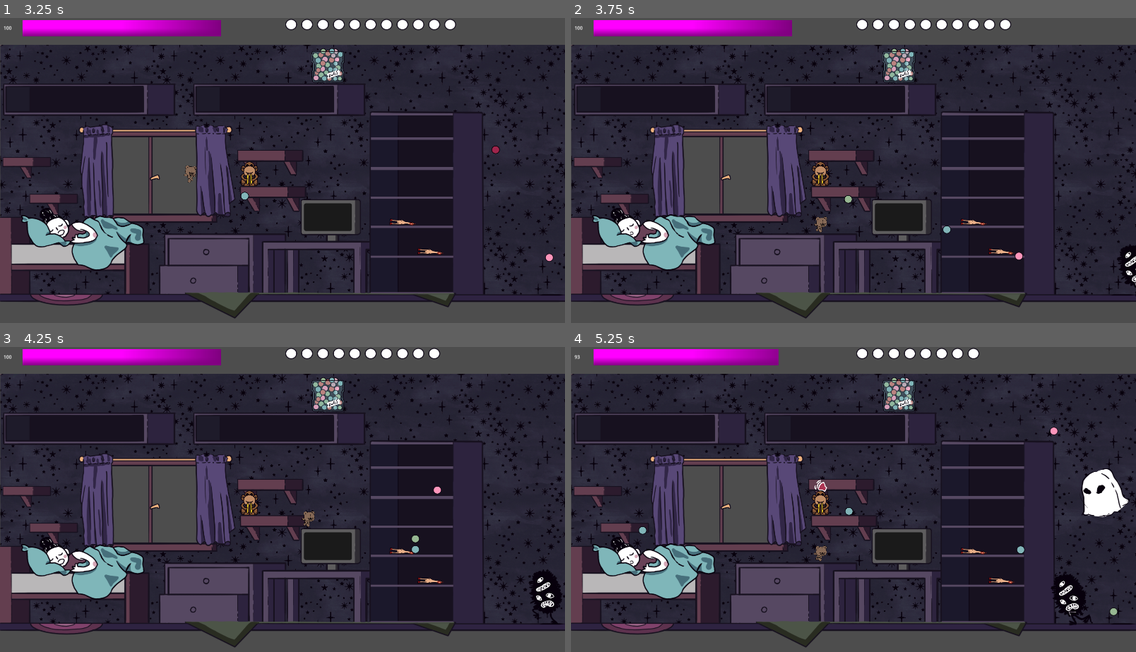
Above: before the commit, frames 1-4 (two rows, left to right).
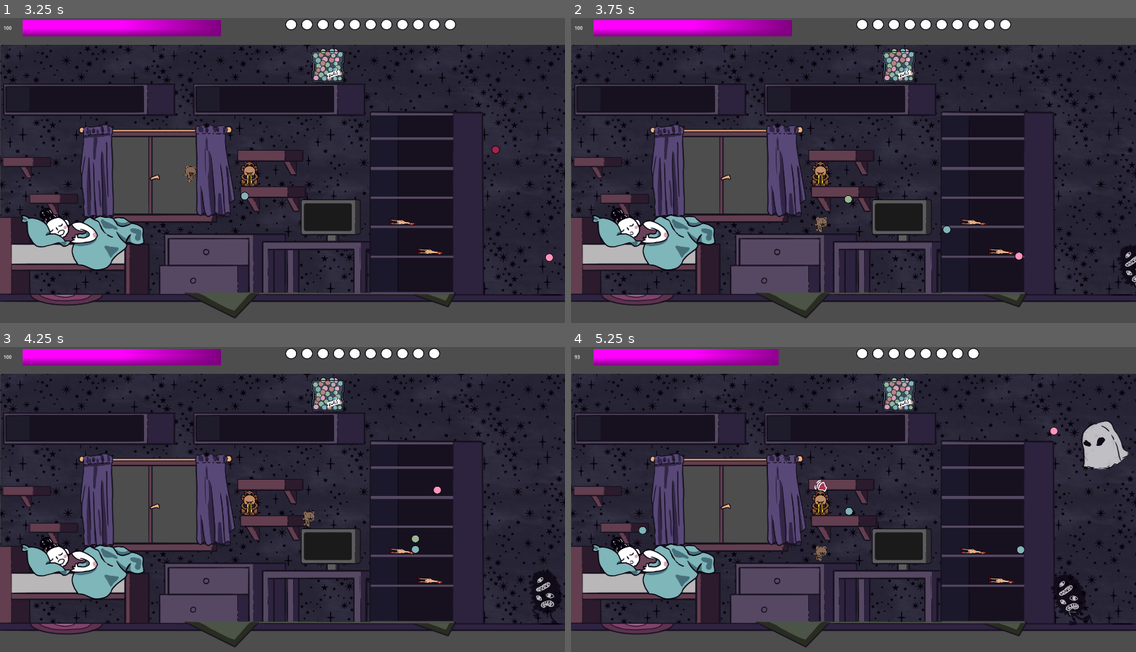
Above: after the commit, the same moments.

Repository: Karanval/CatStack
Game: Godot game, scene res://Scenes/TestScene/TestScene.tscn
The game is run twice, just before and just after one commit, with the same random seed, the same clock (stepped at 60 frames per second) and the same inputs.
Inputs (mouse positions are in pixels of both pictures, inside the frame that each line leads up to):
- Up to frame 1 (3.25 s): tap Enter at 0.5 s; move the mouse to (406, 161) at 0.52 s; press the mouse at (406, 161) at 0.53 s; hold D (Right) 0.53-2.03 s; tap Space (Jump) at 0.77, 1.52, 3.02 s; move the mouse to (169, 191) at 1.27 s; release the mouse at (169, 191) at 1.28 s; click (169, 191) at 1.35 s; move the mouse to (339, 106) at 2.02 s; press the mouse at (339, 106) at 2.03 s; hold A (Left) 2.03-2.78 s; move the mouse to (254, 240) at 2.77 s; release the mouse at (254, 240) at 2.78 s; hold D (Right) from 2.78 s (still down); click (254, 240) at 2.85 s
- Up to frame 2 (3.75 s): keep holding D (Right); move the mouse to (1023, 225) at 3.52 s; press the mouse at (1023, 225) at 3.53 s
- Up to frame 3 (4.25 s): keep holding D (Right); tap Space (Jump) at 3.77 s
- Up to frame 4 (5.25 s): move the mouse to (684, 456) at 4.27 s; release D (Right) at 4.28 s; release the mouse at (684, 456) at 4.28 s; hold A (Left) 4.28-5.03 s; click (684, 456) at 4.35 s; tap Space (Jump) at 4.52 s; move the mouse to (881, 505) at 5.02 s; press the mouse at (881, 505) at 5.03 s; hold D (Right) from 5.03 s (still down)

Frame 1 is identical in both runs. In frame 2, less than 0.1% of the frame differs, in the area x 98-100%, y 76-88%; in frame 3, 0.1%; in frame 4, 2.0%, in the area x 86-99%, y 24-89%.

Commit message:
Fix ghost movement and tweak monster modulation

Diff:
--- a/Scenes/Monsters/BaseMonster.gd
+++ b/Scenes/Monsters/BaseMonster.gd
@@ -35,7 +35,7 @@
 	else:
 		damage_tween = create_tween()
 		damage_tween.tween_property($Sprite2D, "modulate", Color.PURPLE, 0.1)
-		damage_tween.tween_property($Sprite2D, "modulate", modulate, 0.1)
+		damage_tween.tween_property($Sprite2D, "modulate", $Sprite2D.modulate, 0.1)
 
 func cause_disturbance():
 	state = MonsterState.DISTURBING
--- a/Scenes/Monsters/BaseMonster.tscn
+++ b/Scenes/Monsters/BaseMonster.tscn
@@ -7,5 +7,6 @@
 target = Vector2(185, 695)
 
 [node name="Sprite2D" type="AnimatedSprite2D" parent="."]
+modulate = Color(1, 1, 1, 0.705882)
 
 [node name="CollisionShape2D" type="CollisionShape2D" parent="."]
--- a/Scenes/Monsters/GhostMonster.tscn
+++ b/Scenes/Monsters/GhostMonster.tscn
@@ -1,8 +1,8 @@
 [gd_scene load_steps=7 format=3 uid="uid://0ki11nr17g13"]
 
 [ext_resource type="PackedScene" uid="uid://pyl3oxaochjd" path="res://Scenes/Monsters/BaseMonster.tscn" id="1_3xbhu"]
-[ext_resource type="Script" uid="uid://bo0kqwcq8s5w7" path="res://Scenes/Monsters/Backup/ghost_monster_bak.gd" id="1_ltl8p"]
 [ext_resource type="Texture2D" uid="uid://br7f4qhmjgn2x" path="res://graphics/nighmare_3.png" id="2_ltl8p"]
+[ext_resource type="Script" uid="uid://yp50mf2obg6s" path="res://Scenes/Monsters/ghost_monster.gd" id="2_xmn5x"]
 
 [sub_resource type="AtlasTexture" id="AtlasTexture_xmn5x"]
 atlas = ExtResource("2_ltl8p")
@@ -28,11 +28,11 @@
 mass = 50.0
 gravity_scale = 0.0
 lock_rotation = true
-script = ExtResource("1_ltl8p")
-sin_magnitude_min = 3
-sin_magnitude_max = 5
-sin_frequency_min = 0.5
-sin_frequency_max = 3
+script = ExtResource("2_xmn5x")
+sin_magnitude_min = 1
+sin_magnitude_max = 3
+sin_frequency_min = 3
+sin_frequency_max = 10
 
 [node name="Sprite2D" parent="." index="0"]
 scale = Vector2(0.75, 0.75)
--- a/Scenes/Monsters/ghost_monster.gd
+++ b/Scenes/Monsters/ghost_monster.gd
@@ -4,21 +4,25 @@
 
 var direction: Vector2
 
-@export var sin_magnitude_min := 3
-@export var sin_magnitude_max := 5
-@export var sin_frequency_min := 0.5
-@export var sin_frequency_max := 3
+@export var sin_magnitude_min := 1
+@export var sin_magnitude_max := 3
+@export var sin_frequency_min := 3
+@export var sin_frequency_max := 10
 
 var sin_magnitude
 var sin_frequency
+#var recalculate_direction_cooldown = 2
 
 func _ready() -> void:
-	direction = (global_position - target).normalized()
 	randomize()
 	sin_magnitude = randf_range(sin_magnitude_min, sin_magnitude_max)
 	sin_frequency = randf_range(sin_frequency_min, sin_frequency_max)
 
+func _enter_tree() -> void:
+	direction = (global_position - target).normalized()
+	print(direction)
+
 func get_velocity(delta: float):
 	movementTime += delta
 	var ghostly_float = sin(sin_frequency * movementTime) * sin_magnitude
-	return Vector2(SPEED * direction.x * speed_modifier * delta, SPEED * ghostly_float * direction.y * speed_modifier * delta)
+	return Vector2(SPEED * direction.x * speed_modifier * delta, SPEED * (ghostly_float + direction.y) * speed_modifier * delta)
